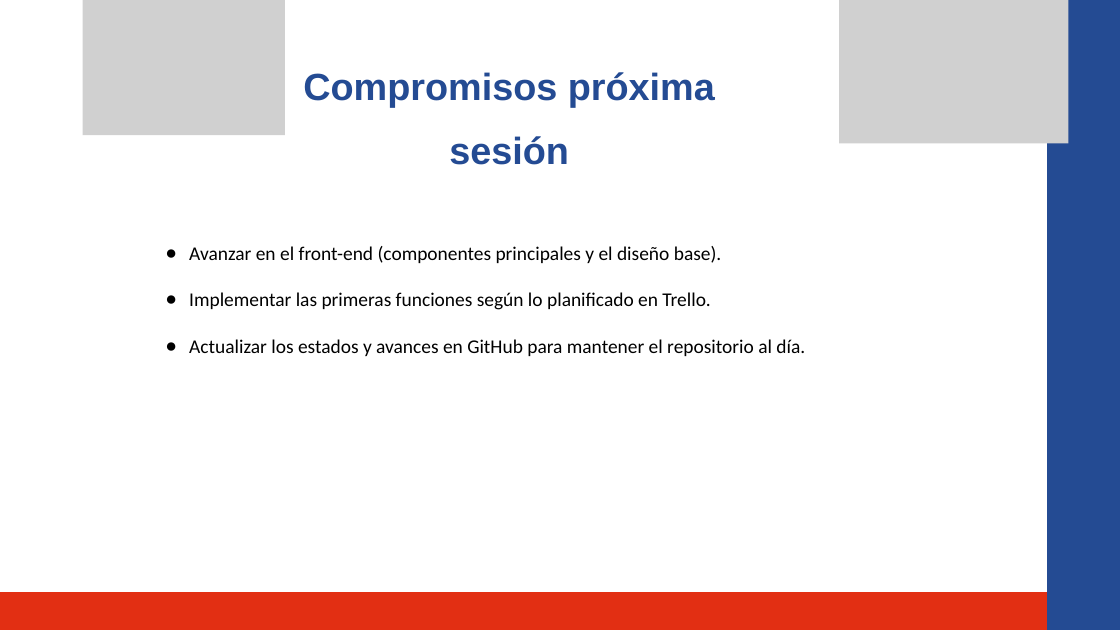
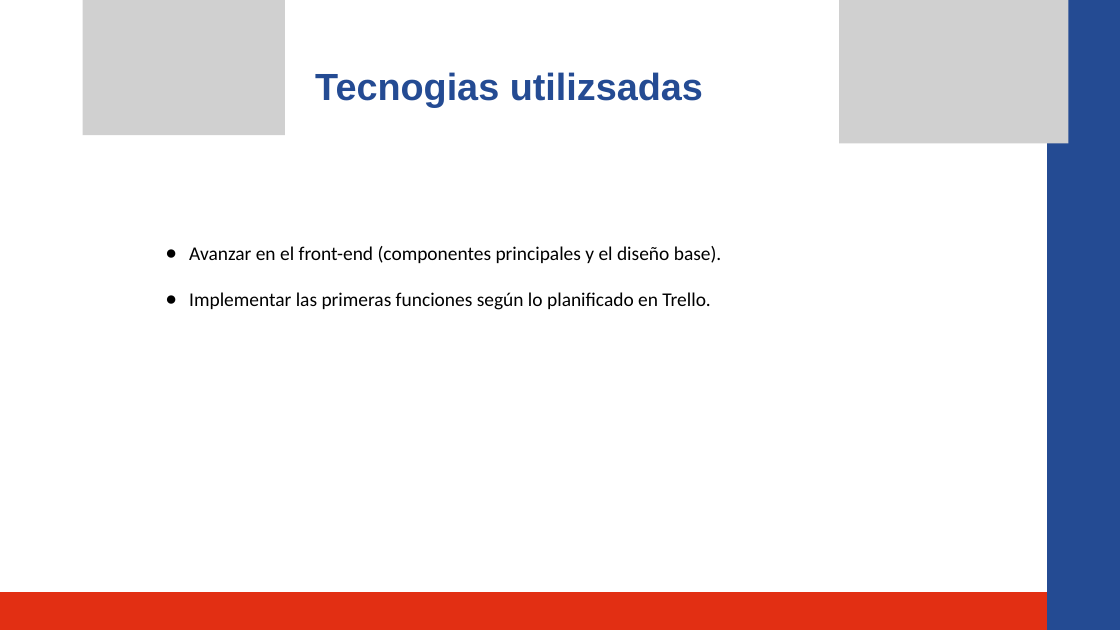
Before and after one commit to gh-Matias/Metro-Cultural, a slide deck: slide 7 of Fase 2/Avances/Metro Cultural 1.pptx. Drawn at 1120x630 pixels with LibreOffice and Linux fonts; fonts in the diff are those of the drawing; grey boxes stand for pictures. Boxes give left, top, right and bottom in pixels: in the first picture for what was removed or moved away, otherwise in the second. Text is boxed around its words. In the diff, an @@ line names an element or a change of style, - is before the commit and + after.

```diff
--- a/Fase 2/Avances/Metro Cultural 1.pptx
+++ b/Fase 2/Avances/Metro Cultural 1.pptx
@@ text at bbox=[315, 72, 703, 107]: text changed @@
-Compromisos próxima sesión
+Tecnogias utilizsadas
@@ text at bbox=[189, 339, 805, 356]: paragraph removed @@
-● Actualizar los estados y avances en GitHub para mantener el repositorio al día.
```
Also in this commit, not shown: 9 slides added, 6 slides removed.
